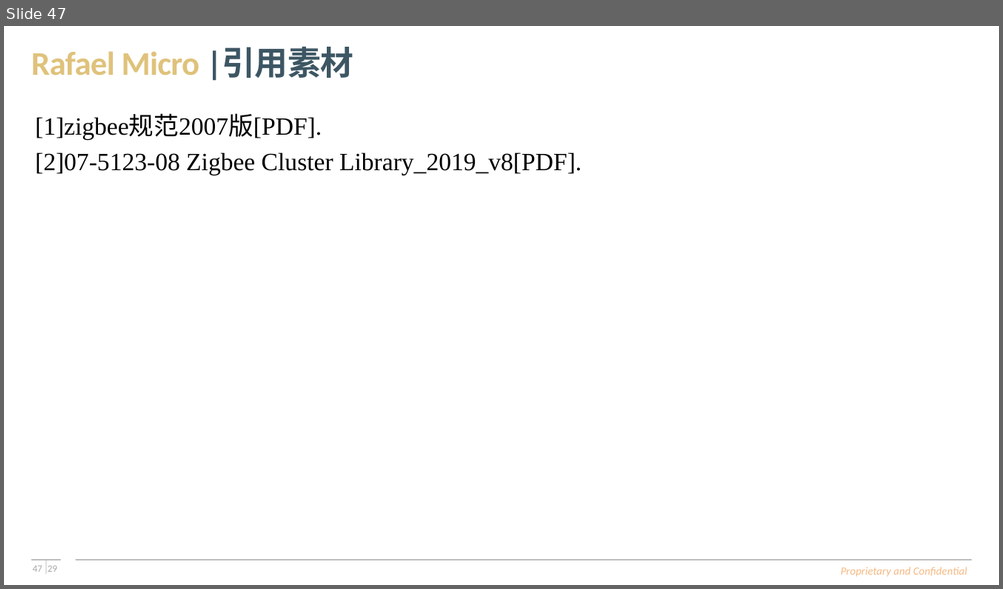
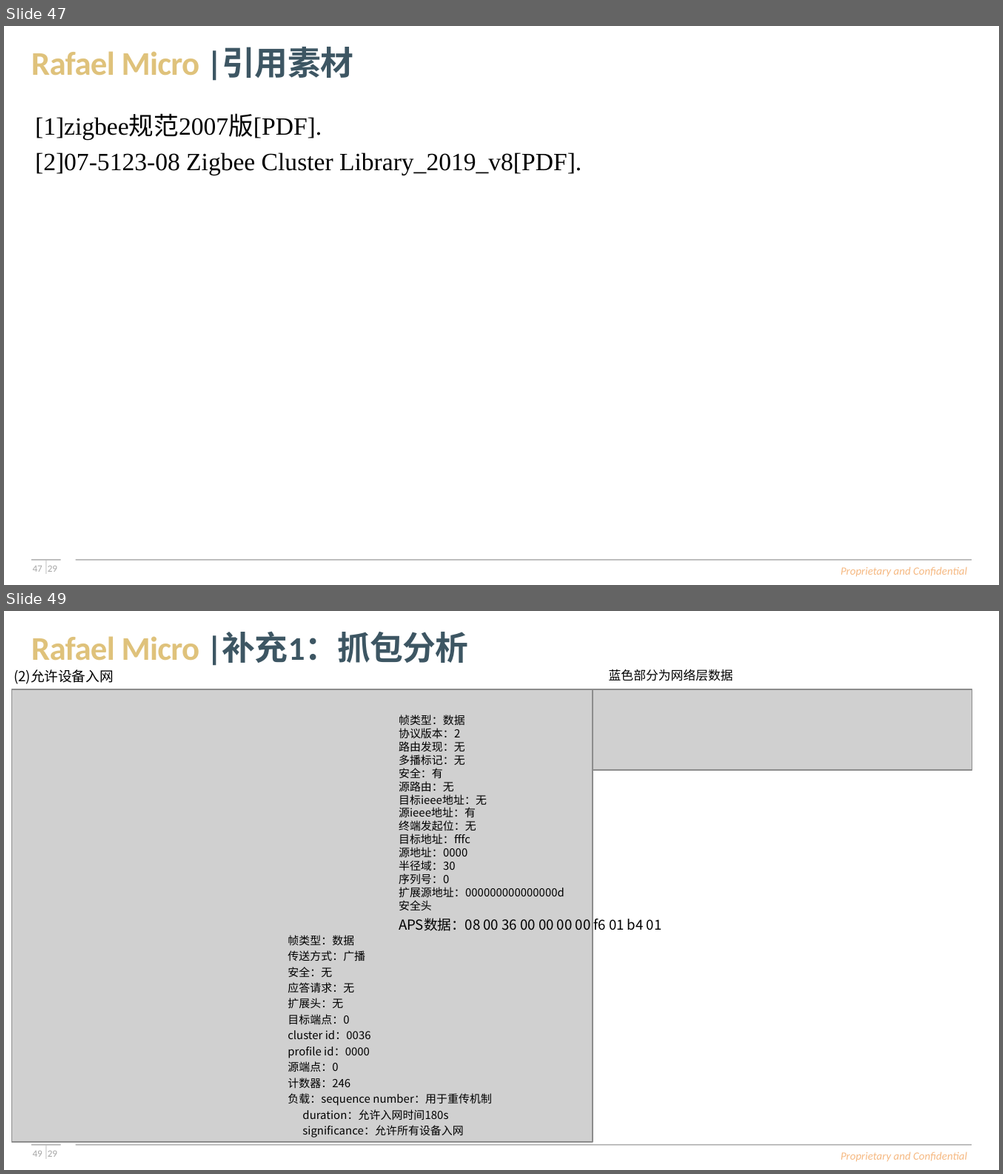
Before and after one commit to SimonLee584/rt58x_alpha_training_maindev, a slide deck: Meeting_Doc/Part-III_Zigbee_Spec/Zigbee学习报告(许浩彬).pptx. Shown one above the other, each under a label of ours: slide 47 before the commit, slides 47 and 49 after it; the slides between them are not shown. The pictures are 1003x589 and 1003x1174 pixels, drawn with LibreOffice and Linux fonts; fonts in the diff are those of the drawing; grey boxes stand for pictures; background and template pictures are left out. Boxes give left, top, right and bottom in pixels: in the first picture for what was removed or moved away, otherwise in the second. Text is boxed around its words. In the diff, an @@ line names an element or a change of style, - is before the commit and + after.

```diff
--- a/Meeting_Doc/Part-III_Zigbee_Spec/Zigbee学习报告(许浩彬).pptx
+++ b/Meeting_Doc/Part-III_Zigbee_Spec/Zigbee学习报告(许浩彬).pptx
@@ slide 49 added at [4,611,999,1170], background #FFFFFF; not listed: 8 template elements that a slide beside it also shows @@
@@ text added at [31,632,469,666], 24 pt, text #DFC27B, bold @@
+Rafael Micro |补充1：抓包分析
@@ text added at [14,669,114,684], 10 pt, text #000000 @@
+(2)允许设备入网
@@ text added at [609,669,733,681], 9 pt, text #000000 @@
+蓝色部分为网络层数据
@@ picture added at [12,689,593,1142] @@
@@ picture added at [593,689,972,770] @@
@@ text added at [398,715,564,911], 8 pt, text #000000 @@
+帧类型：数据
+协议版本：2
+路由发现：无
+多播标记：无
+安全：有
+源路由：无
+目标ieee地址：无
+源ieee地址：有
+终端发起位：无
+目标地址：fffc
+源地址：0000
+半径域：30
+序列号：0
+扩展源地址：000000000000000d
+安全头
@@ text added at [398,918,662,931], 10 pt, text #000000 @@
+APS数据：08 00 36 00 00 00 00 f6 01 b4 01
@@ text added at [287,935,492,1138], 8 pt, text #000000 @@
+帧类型：数据
+传送方式：广播
+安全：无
+应答请求：无
+扩展头：无
+目标端点：0
+cluster id：0036
+profile id：0000
+源端点：0
+计数器：246
+负载：sequence number：用于重传机制
+duration：允许入网时间180s
+significance：允许所有设备入网
```
Also in this commit, not shown: 3 slides changed, 11 other slides added.
